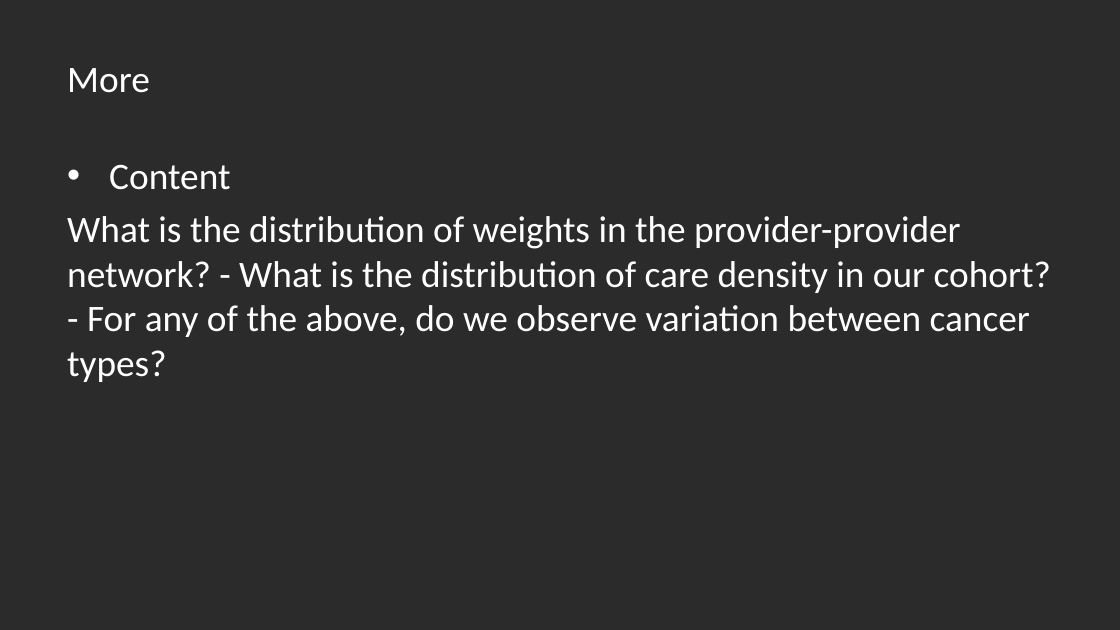
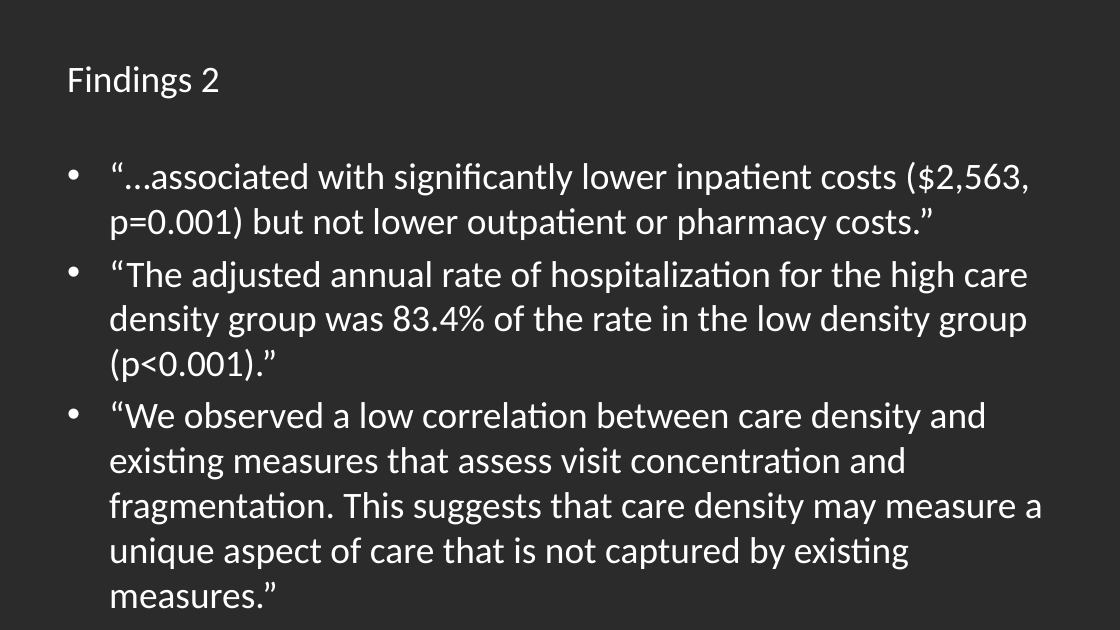
Before and after one commit to thadryanjs/presentations, a slide deck: slide 25 of Rotation1/Rotation1.pptx (slide 20 before the commit). Drawn at 1120x630 pixels with LibreOffice and Linux fonts; fonts in the diff are those of the drawing; background and template pictures are left out; a plain dark background stands for a picture behind light text. Boxes give left, top, right and bottom in pixels: in the first picture for what was removed or moved away, otherwise in the second. Text is boxed around its words. In the diff, an @@ line names an element or a change of style, - is before the commit and + after.

```diff
--- a/Rotation1/Rotation1.pptx
+++ b/Rotation1/Rotation1.pptx
@@ title at (x1=67, y1=66, x2=220, y2=99): text changed @@
-More
+Findings 2
@@ text at (x1=109, y1=162, x2=1043, y2=570): text changed @@
-• Content
-What is the distribution of weights in the provider-provider network? - What is the distribution of care density in our cohort? - For any of the above, do we observe variation between cancer types?
+• “…associated with significantly lower inpatient costs ($2,563, p=0.001) but not lower outpatient or pharmacy costs.”
+• “The adjusted annual rate of hospitalization for the high care density group was 83.4% of the rate in the low density group (p<0.001).”
+• “We observed a low correlation between care density and existing measures that assess visit concentration and fragmentation. This suggests that care density may measure a unique aspect of care that is not captured by existing measures.”
```
Also in this commit, not shown: 2 other slides changed, 8 slides added, 1 slide removed, 1 other file.
